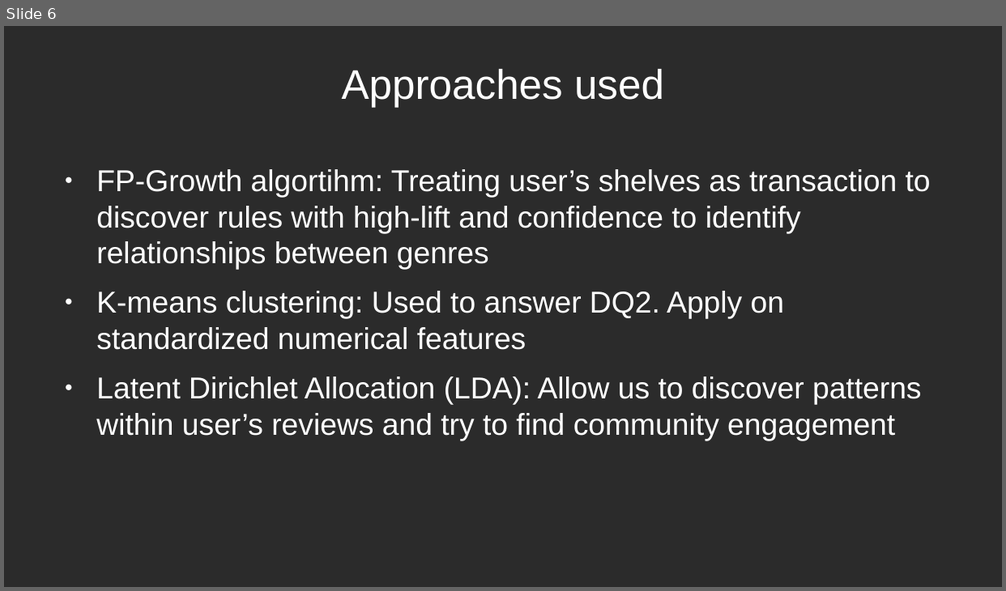
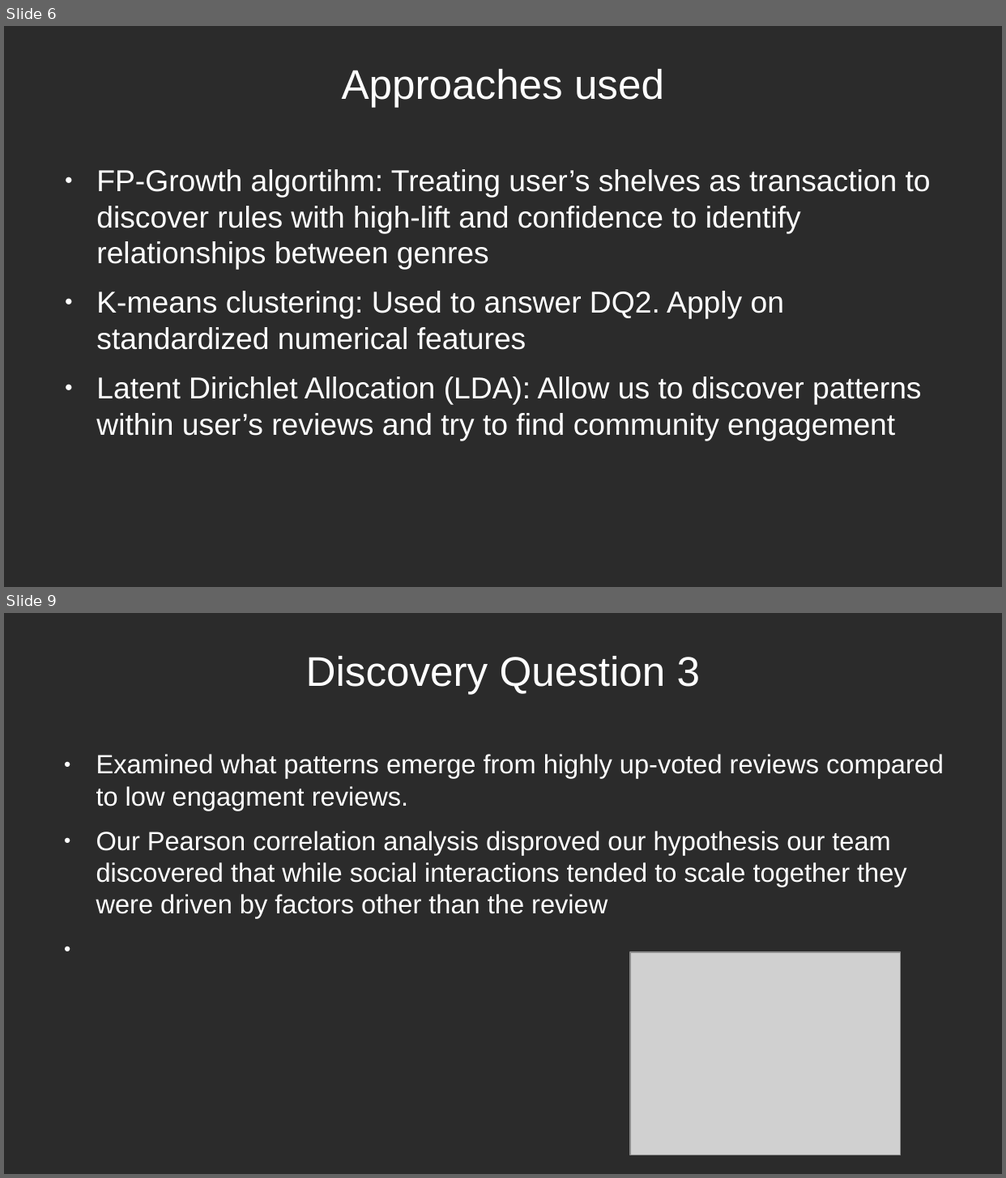
Before and after one commit to crystalstorm466/cs4412-project, a slide deck: docs/CS4412_David_Holland_Slides.odp. Shown one above the other, each under a label of ours: slide 6 before the commit, slides 6 and 9 after it; the slides between them are not shown. The pictures are 1006x591 and 1006x1178 pixels, drawn with LibreOffice and Linux fonts; fonts in the diff are those of the drawing; grey boxes stand for pictures; background and template pictures are left out; a plain dark background stands for a picture behind light text. Boxes give left, top, right and bottom in pixels: in the first picture for what was removed or moved away, otherwise in the second. Text is boxed around its words. In the diff, an @@ line names an element or a change of style, - is before the commit and + after.

```diff
--- a/docs/CS4412_David_Holland_Slides.odp
+++ b/docs/CS4412_David_Holland_Slides.odp
@@ slide 9 added at bbox=[4, 613, 1002, 1174], background picture (left out) @@
@@ title added at bbox=[306, 656, 700, 695], 33 pt, text #FFFFFF @@
+Discovery Question 3
@@ text added at bbox=[96, 754, 944, 918], 21 pt, text #FFFFFF @@
+● Examined what patterns emerge from highly up-voted reviews compared to low engagment reviews.
+● Our Pearson correlation analysis disproved our hypothesis our team discovered that while social interactions tended to scale together they were driven by factors other than the review
@@ picture added at bbox=[631, 952, 901, 1156] @@
```
Also in this commit, not shown: 1 slide changed, 6 other slides added, 1 slide removed, 1 other file.
